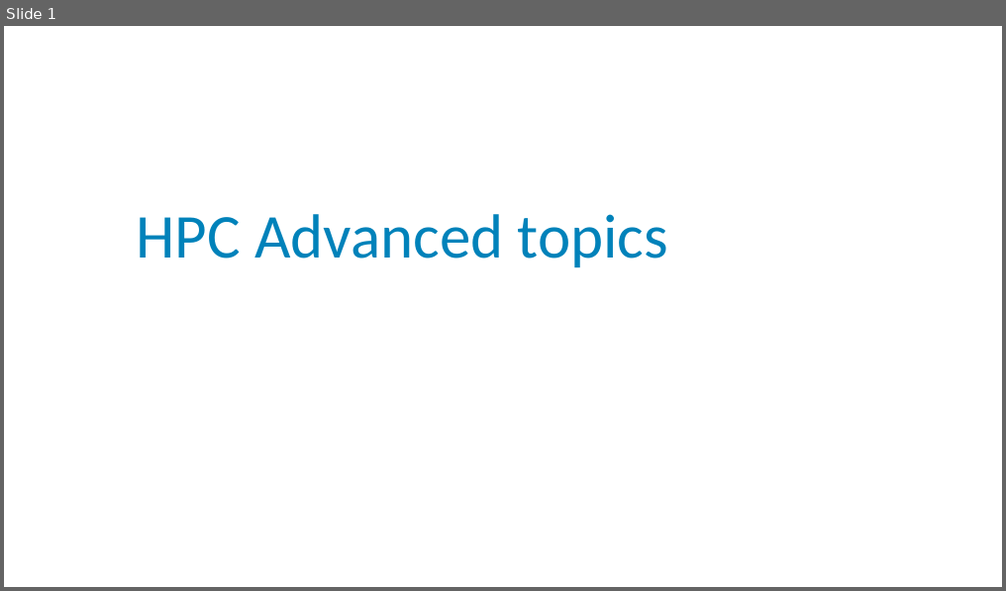
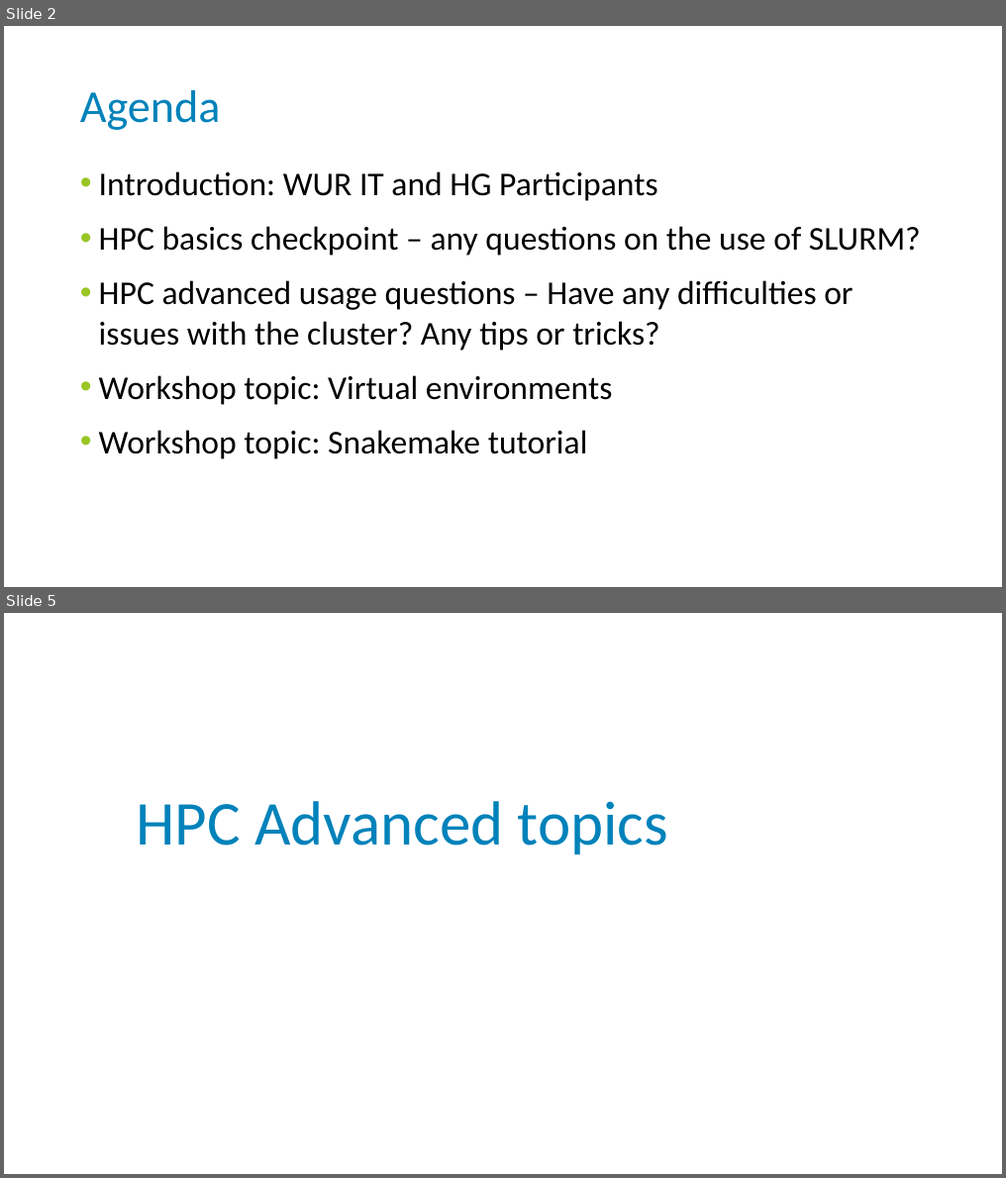
Before and after one commit to njdbickhart/HPCVEnvTutorial, a slide deck: virtualenv_snakemake_tutorial_2023_06_15.pptx. Shown one above the other, each under a label of ours: slide 1 before the commit, slides 2 and 5 after it; the slides between them are not shown. The pictures are 1006x591 and 1006x1178 pixels, drawn with LibreOffice and Linux fonts; fonts in the diff are those of the drawing; background and template pictures are left out. Boxes give left, top, right and bottom in pixels: in the first picture for what was removed or moved away, otherwise in the second. Text is boxed around its words. In the diff, an @@ line names an element or a change of style, - is before the commit and + after.

```diff
--- a/virtualenv_snakemake_tutorial_2023_06_15.pptx
+++ b/virtualenv_snakemake_tutorial_2023_06_15.pptx
@@ slide 2 added at [4,26,1002,587], background #FFFFFF @@
@@ title added at [80,90,221,130], 44 pt, text #0082BA @@
+Agenda
@@ text added at [99,172,921,460], 32 pt, text #000000 @@
+• Introduction: WUR IT and HG Participants
+• HPC basics checkpoint – any questions on the use of SLURM?
+• HPC advanced usage questions – Have any difficulties or issues with the cluster? Any tips or tricks?
+• Workshop topic: Virtual environments
+• Workshop topic: Snakemake tutorial
@@ what was slide 1 is now slide 5 @@
```
Also in this commit, not shown: 1 slide changed, 15 other slides added, 10 other files.
